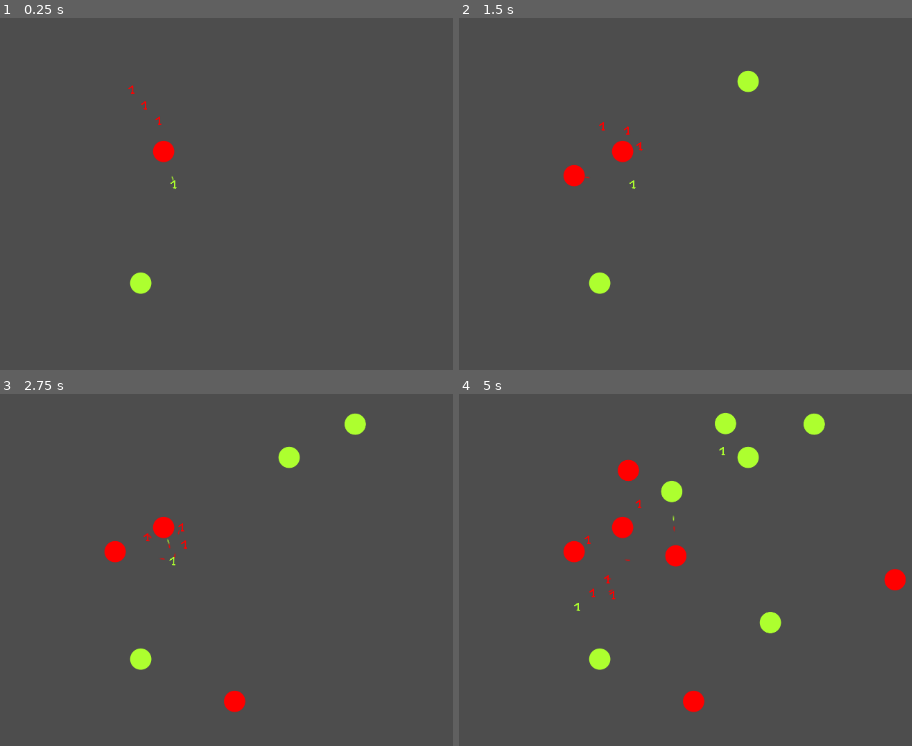
Above: before the commit, frames 1-4 (two rows, left to right).
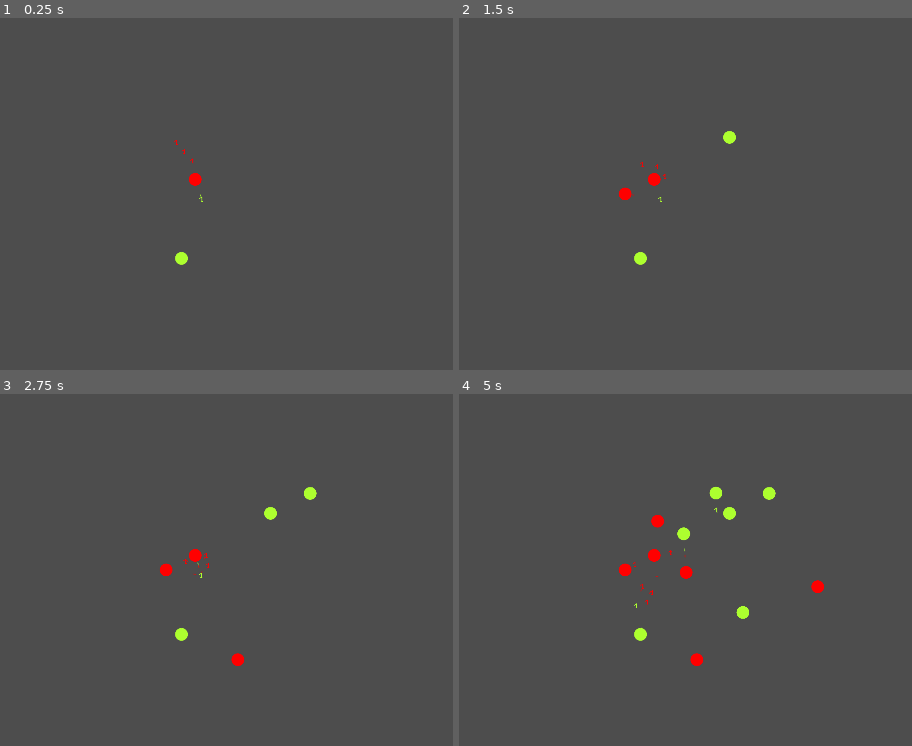
Above: after the commit, the same moments.

Repository: Rheyles/Semi-Surgical-Strike---GMTK2024
Game: Godot game, scene res://Scenes/Test/test.tscn
The game is run twice, just before and just after one commit, with the same random seed, the same clock (stepped at 60 frames per second) and the same inputs.
Inputs:
- Up to frame 1 (0.25 s): no input
- Up to frame 2 (1.5 s): tap Enter at 1.25 s
- Up to frame 3 (2.75 s): no input
- Up to frame 4 (5 s): no input

The runs differ from the first frame. In frame 1, 0.7% of the frame differs, in the area x 28-45%, y 19-79%; in frame 2, 1.4%; in frame 3, 2.1%; in frame 4, 4.1%, in the area x 22-99%, y 5-91%.

Commit message:
project configuration

Diff:
--- a/Scenes/Test/test.tscn
+++ b/Scenes/Test/test.tscn
@@ -17,7 +17,7 @@
 [node name="Test" type="Node2D"]
 
 [node name="Battlefield" type="Area2D" parent="."]
-position = Vector2(567, 301)
+position = Vector2(905, 537)
 script = ExtResource("1_tcqix")
 
 [node name="CollisionShape2D" type="CollisionShape2D" parent="Battlefield"]
@@ -30,25 +30,25 @@
 metadata/_edit_lock_ = true
 
 [node name="BaseUnit" parent="." instance=ExtResource("2_3866f")]
-position = Vector2(409, 301)
+position = Vector2(747, 537)
 
 [node name="BaseUnit5" parent="." instance=ExtResource("2_3866f")]
-position = Vector2(382, 203)
+position = Vector2(720, 439)
 TEAM = 1
 
 [node name="BaseUnit6" parent="." instance=ExtResource("2_3866f")]
-position = Vector2(364, 177)
+position = Vector2(702, 413)
 TEAM = 1
 
 [node name="BaseUnit7" parent="." instance=ExtResource("2_3866f")]
-position = Vector2(344, 155)
+position = Vector2(682, 391)
 TEAM = 1
 
 [node name="BaseCity" parent="." instance=ExtResource("1_4dj63")]
-position = Vector2(360, 443)
+position = Vector2(698, 679)
 
 [node name="BaseCity2" parent="." instance=ExtResource("1_4dj63")]
-position = Vector2(393, 253)
+position = Vector2(731, 489)
 TEAM = 1
 
 [node name="FactoryComponent" parent="." node_paths=PackedStringArray("battlefield") instance=ExtResource("4_0k0eo")]
--- a/project.godot
+++ b/project.godot
@@ -13,6 +13,7 @@
 config/name="Semi-Surgical-Strike"
 run/main_scene="res://Scenes/Test/test.tscn"
 config/features=PackedStringArray("4.2", "GL Compatibility")
+boot_splash/image="res://Splashscreen.png"
 config/icon="res://icon.svg"
 
 [autoload]
@@ -21,6 +22,11 @@
 DATA="*res://Autoloads/Data.gd"
 GAME="*res://Autoloads/Game.gd"
 
+[display]
+
+window/size/viewport_width=1920
+window/size/viewport_height=1080
+
 [rendering]
 
 renderer/rendering_method="gl_compatibility"
